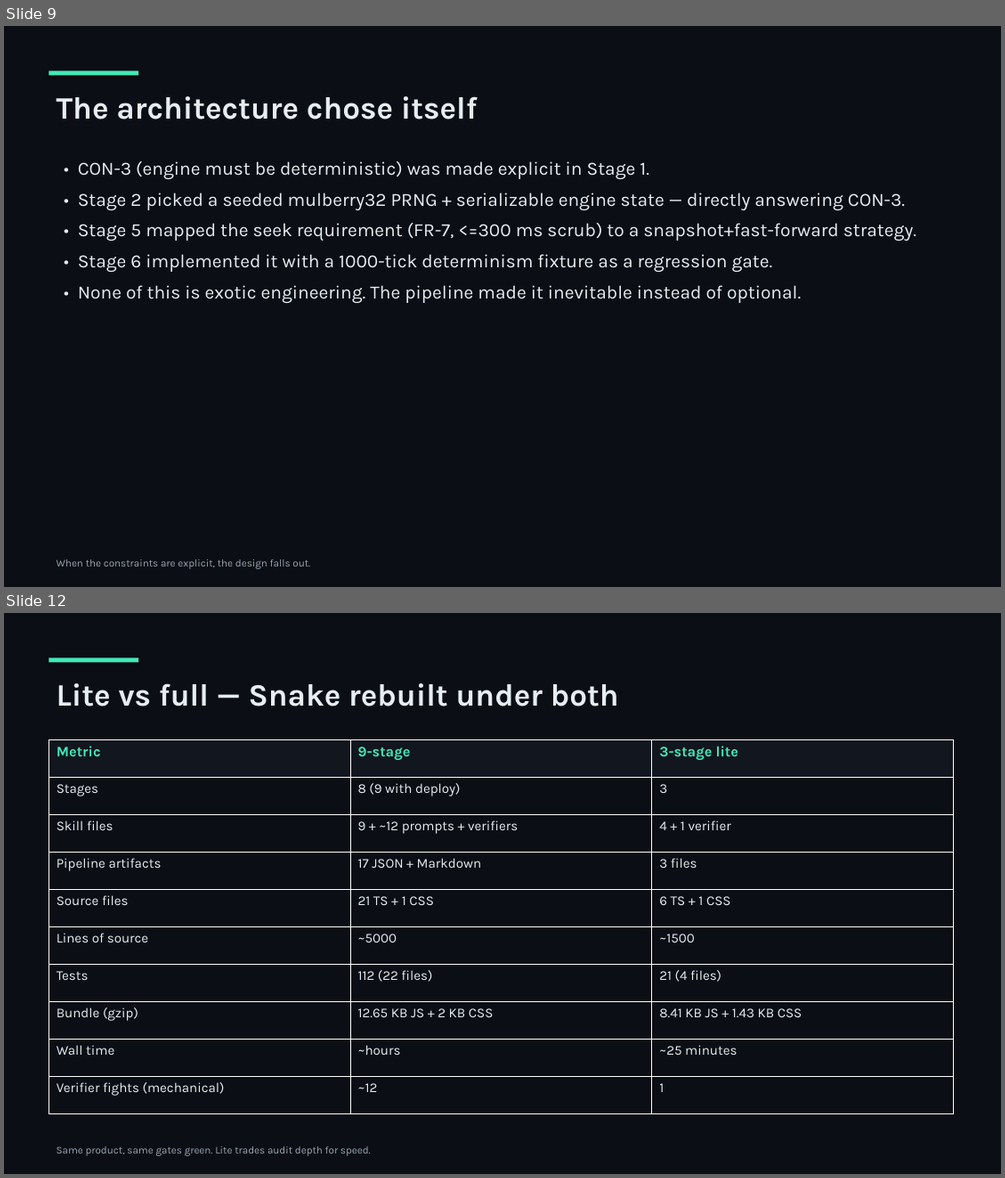
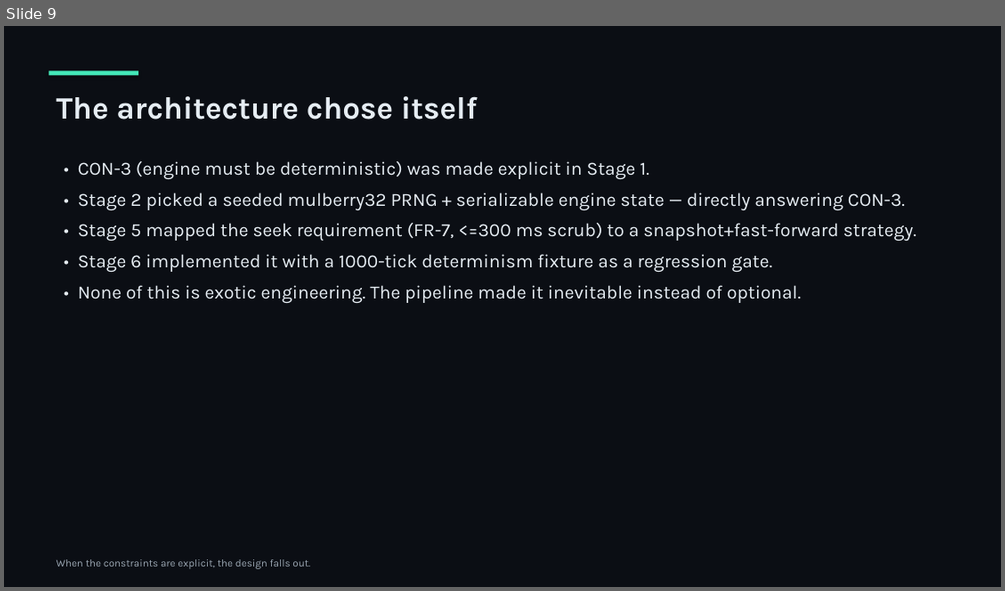
Before and after one commit to umais-developer/SDLC, a slide deck: docs/SDLC-pipeline-walkthrough.pptx. Shown one above the other, each under a label of ours: slides 9 and 12 before the commit, slide 9 after it; the slides between them are not shown. The pictures are 1005x1178 and 1005x591 pixels, drawn with LibreOffice and Linux fonts; fonts in the diff are those of the drawing. Boxes give left, top, right and bottom in pixels: in the first picture for what was removed or moved away, otherwise in the second. Text is boxed around its words. In the diff, an @@ line names an element or a change of style, - is before the commit and + after.

```diff
--- a/docs/SDLC-pipeline-walkthrough.pptx
+++ b/docs/SDLC-pipeline-walkthrough.pptx
@@ slide 12 removed at [4, 613, 1001, 1174], background #0B0E14 @@
@@ rectangle removed at [48, 657, 138, 662] @@
@@ text removed at [57, 683, 619, 706] @@
-Lite vs full — Snake rebuilt under both
@@ table removed at [48, 740, 953, 1114], 10 rows, 3 columns @@
-Metric | 9-stage | 3-stage lite
-Stages | 8 (9 with deploy) | 3
-Skill files | 9 + ~12 prompts + verifiers | 4 + 1 verifier
-Pipeline artifacts | 17 JSON + Markdown | 3 files
-Source files | 21 TS + 1 CSS | 6 TS + 1 CSS
-Lines of source | ~5000 | ~1500
-Tests | 112 (22 files) | 21 (4 files)
-Bundle (gzip) | 12.65 KB JS + 2 KB CSS | 8.41 KB JS + 1.43 KB CSS
-Wall time | ~hours | ~25 minutes
-Verifier fights (mechanical) | ~12 | 1
@@ text removed at [57, 1146, 371, 1156] @@
-Same product, same gates green. Lite trades audit depth for speed.
```
Also in this commit, not shown: 6 slides changed, 3 slides added, 2 other slides removed, 14 other files.
